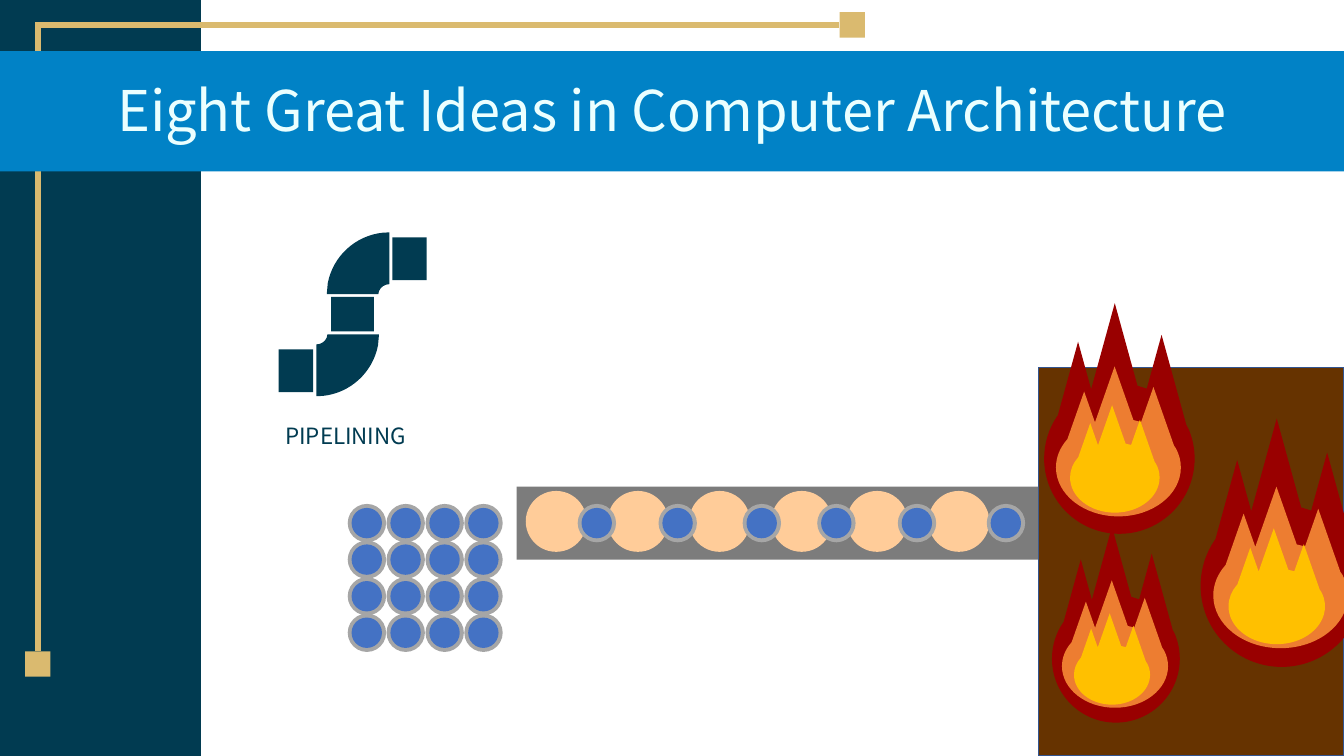
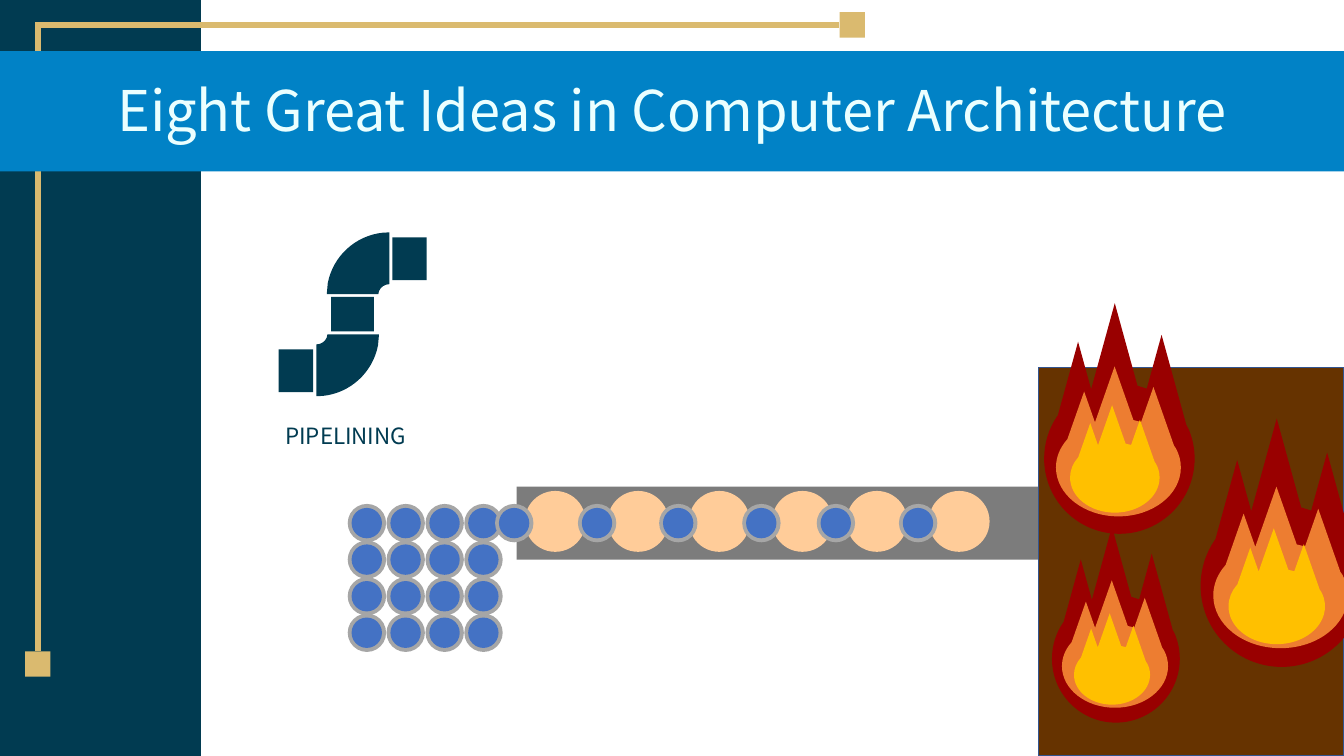
Before and after one commit to TikaWorld/EZ-Study, a slide deck: slide 7 of ComputerOrganization/Chapter1.pptx. Drawn at 1344x756 pixels with LibreOffice and Linux fonts; fonts in the diff are those of the drawing. Boxes give left, top, right and bottom in pixels: in the first picture for what was removed or moved away, otherwise in the second. Text is boxed around its words. In the diff, an @@ line names an element or a change of style, - is before the commit and + after.

```diff
--- a/ComputerOrganization/Chapter1.pptx
+++ b/ComputerOrganization/Chapter1.pptx
@@ ellipse: place and size @@
-ellipse at <box>987,504,1025,542</box>
+ellipse at <box>495,504,533,542</box>
@@ ellipse: place and size @@
-ellipse at <box>991,508,1021,538</box>
+ellipse at <box>499,508,529,538</box>
```
Also in this commit, not shown: 1 other file.
